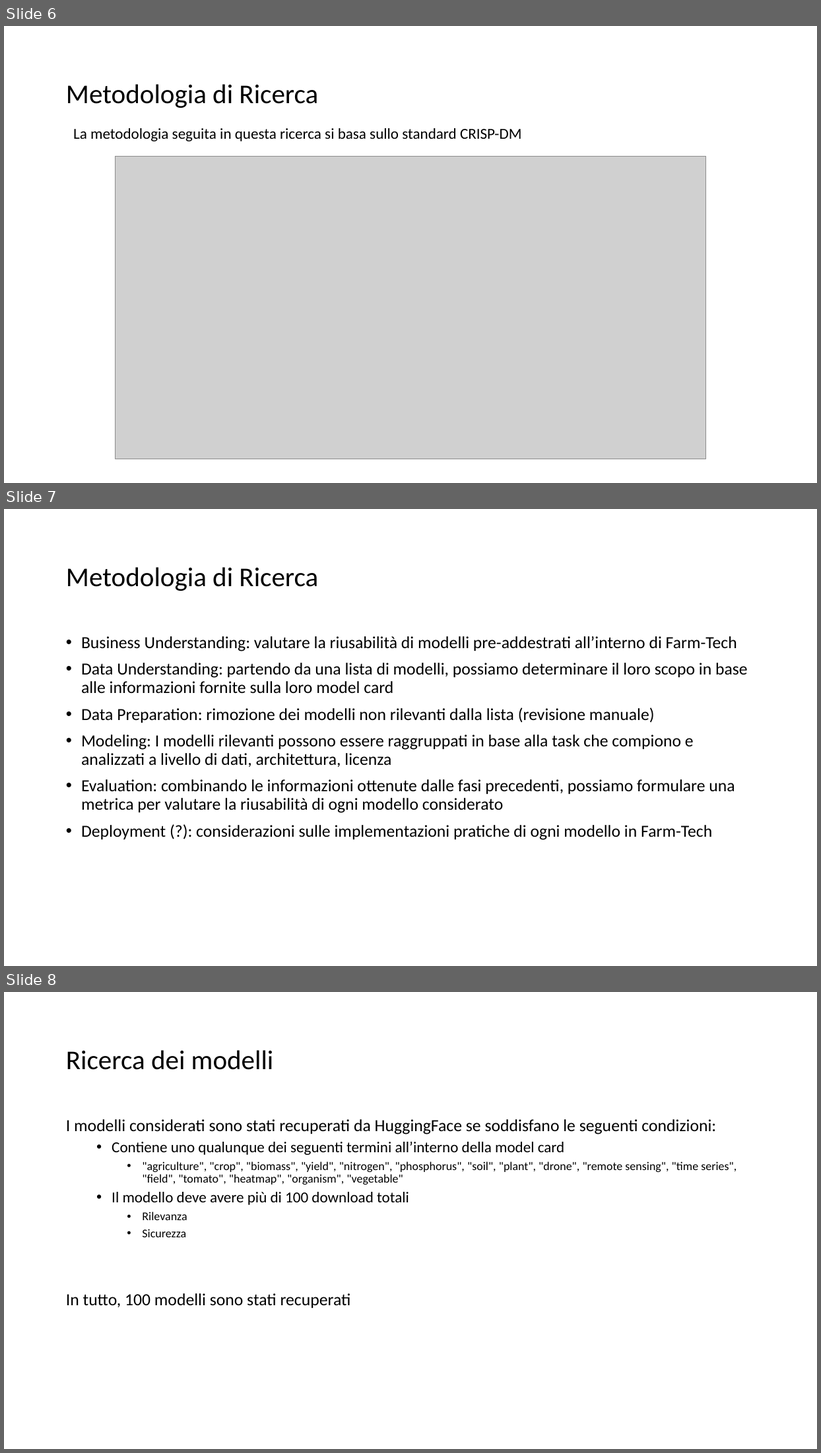
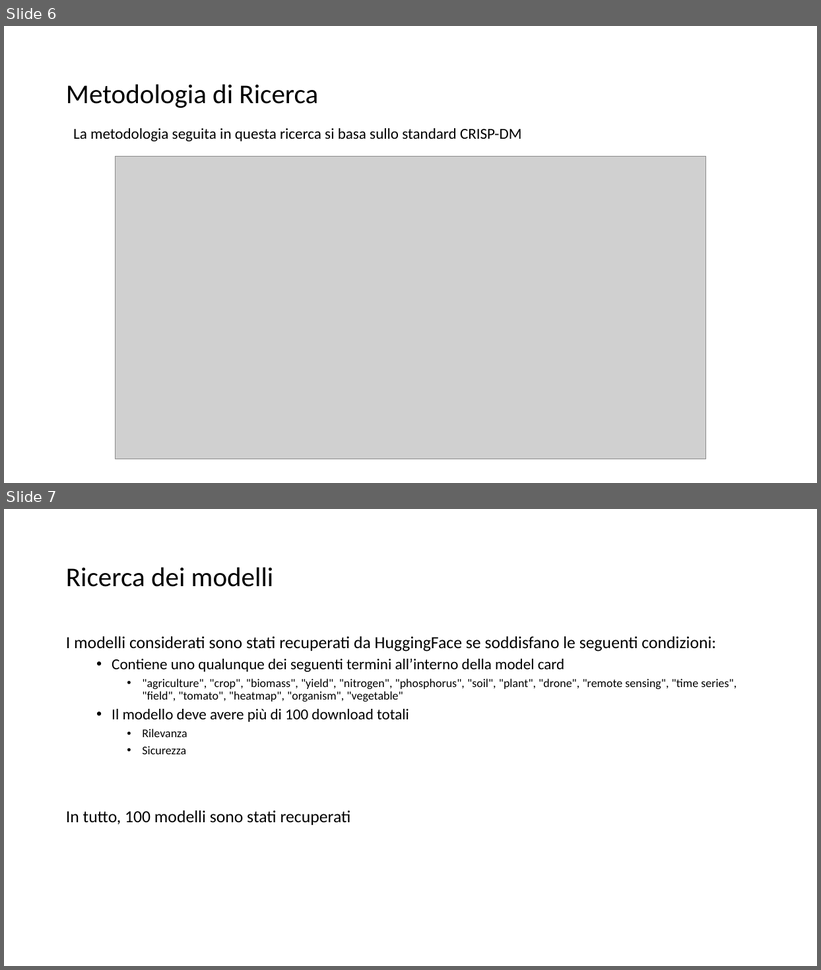
Before and after one commit to lPen88/tesi, a slide deck: presentazione.pptx. Shown one above the other, each under a label of ours: slides 6, 7 and 8 before the commit, slides 6 and 7 after it. The pictures are 821x1453 and 821x970 pixels, drawn with LibreOffice and Linux fonts; fonts in the diff are those of the drawing; grey boxes stand for pictures. Boxes give left, top, right and bottom in pixels: in the first picture for what was removed or moved away, otherwise in the second. Text is boxed around its words. In the diff, an @@ line names an element or a change of style, - is before the commit and + after.

```diff
--- a/presentazione.pptx
+++ b/presentazione.pptx
@@ slide 7 removed at <box>4,509,817,966</box>, background #FFFFFF @@
@@ title removed at <box>66,567,318,591</box> @@
-Metodologia di Ricerca
@@ text removed at <box>81,636,748,840</box> @@
-• Business Understanding: valutare la riusabilità di modelli pre-addestrati all’interno di Farm-Tech
-• Data Understanding: partendo da una lista di modelli, possiamo determinare il loro scopo in base alle informazioni fornite sulla loro model card
-• Data Preparation: rimozione dei modelli non rilevanti dalla lista (revisione manuale)
-• Modeling: I modelli rilevanti possono essere raggruppati in base alla task che compiono e analizzati a livello di dati, architettura, licenza
-• Evaluation: combinando le informazioni ottenute dalle fasi precedenti, possiamo formulare una metrica per valutare la riusabilità di ogni modello considerato
-• Deployment (?): considerazioni sulle implementazioni pratiche di ogni modello in Farm-Tech
@@ what was slide 8 is now slide 7 @@
```
Also in this commit, not shown: 4 slides changed, 4 other slides removed.
